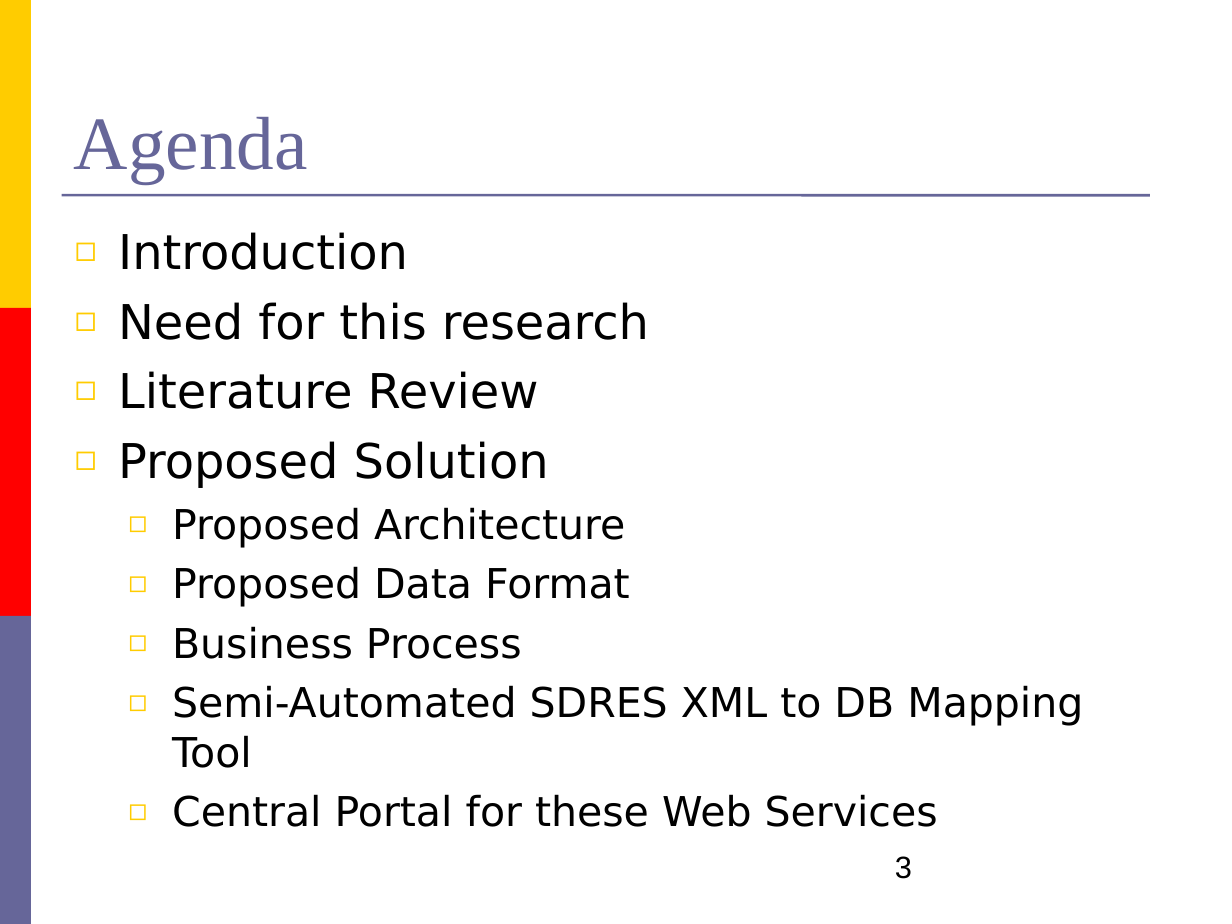
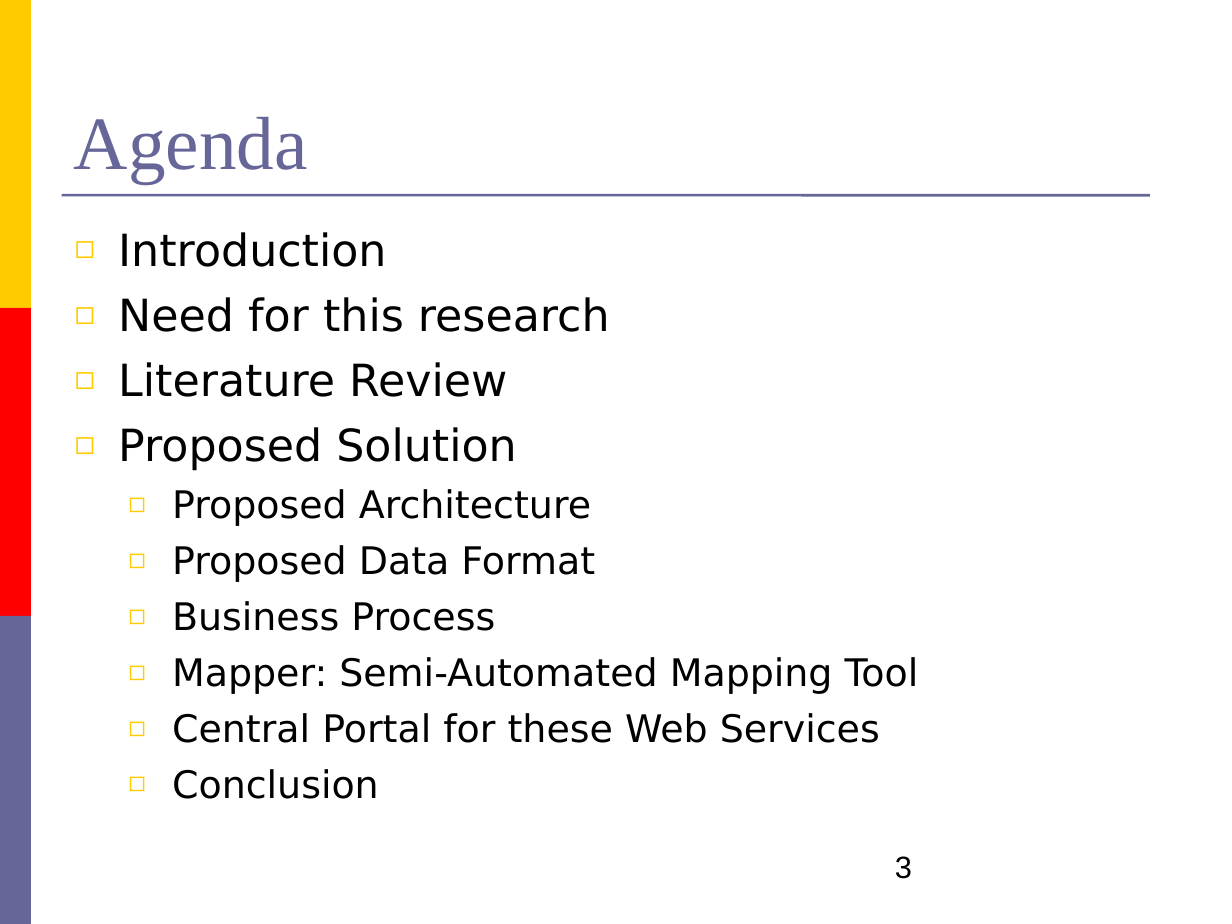
Before and after one commit to umair3/dress, a slide deck: slide 3 of presentations_and_documents/inhouse.ppt. Drawn at 1232x924 pixels with LibreOffice and Linux fonts; fonts in the diff are those of the drawing. Boxes give left, top, right and bottom in pixels: in the first picture for what was removed or moved away, otherwise in the second. Text is boxed around its words. In the diff, an @@ line names an element or a change of style, - is before the commit and + after.

```diff
--- a/presentations_and_documents/inhouse.ppt
+++ b/presentations_and_documents/inhouse.ppt
@@ text at [118,232,880,743]: size 28 to 25.9 pt in "Introduction", "Need for this research", "Literature Review", "Proposed Solution"; size 24 to 22.2 pt in "Proposed Architecture", "Proposed Data Format", "Business Process", "Central Portal for these Web Services" @@
@@ text at [172,657,919,694]: text changed; size 24 to 22.2 pt @@
-  ◻ Semi-Automated SDRES XML to DB Mapping Tool
+  ◻ Mapper: Semi-Automated Mapping Tool
@@ text at [172,769,379,799]: paragraph added @@
+  ◻ Conclusion
```
Also in this commit, not shown: 3 other slides changed, 1 slide added, 3 other files.
